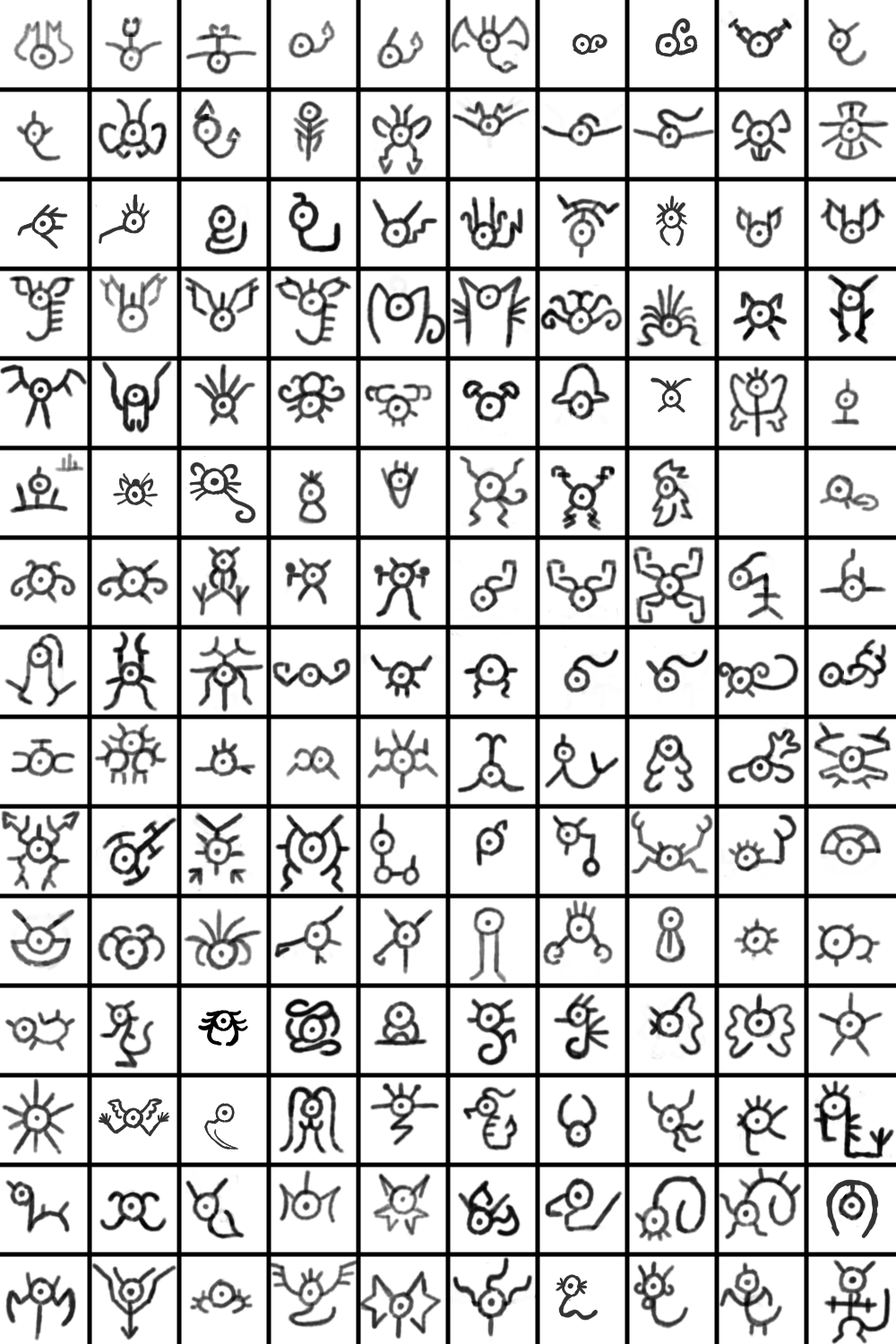
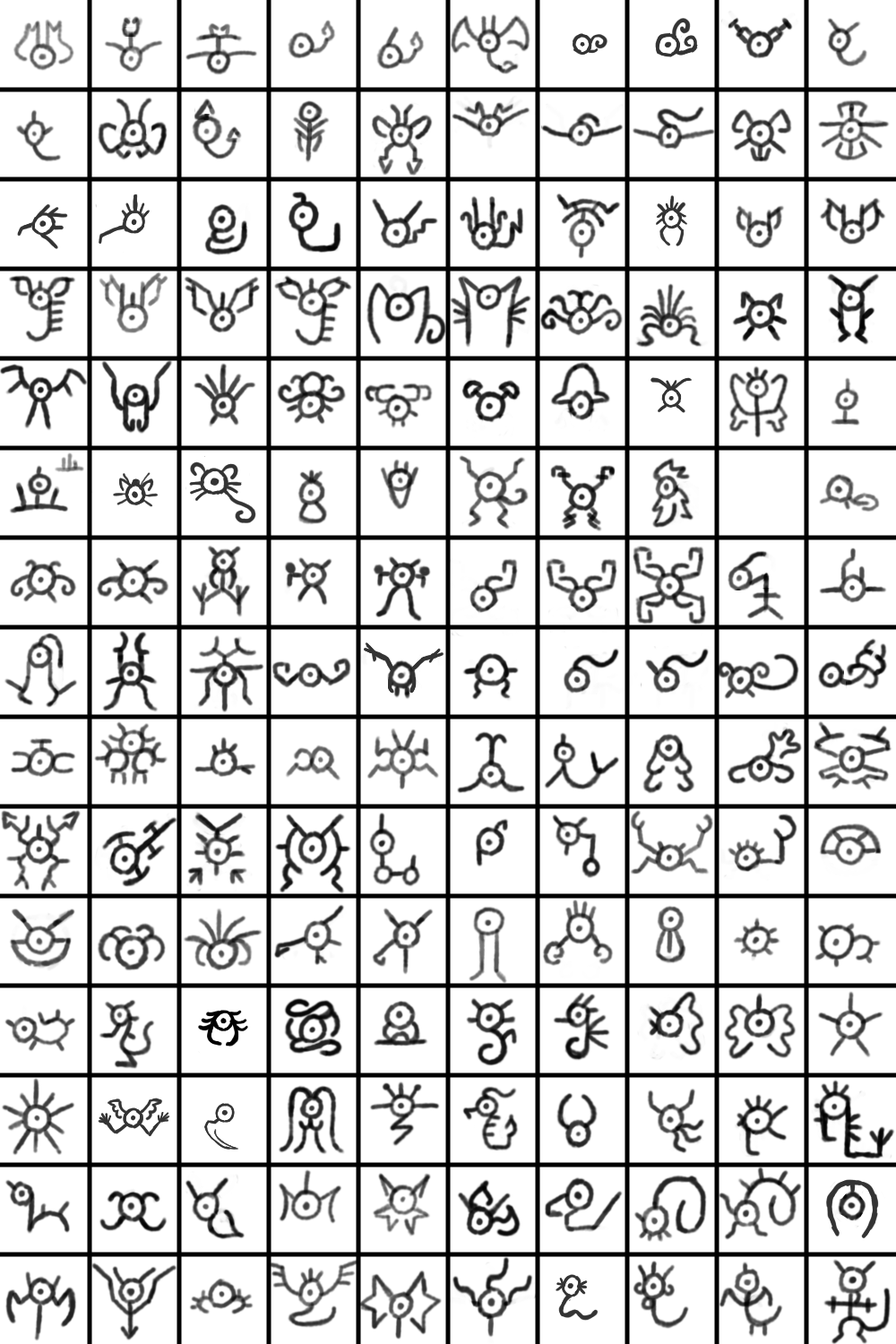
Revision of a layered 896 x 1344 image; what changed, layer by layer:
painted on "Paint Layer 1" over [363, 642, 445, 694]
